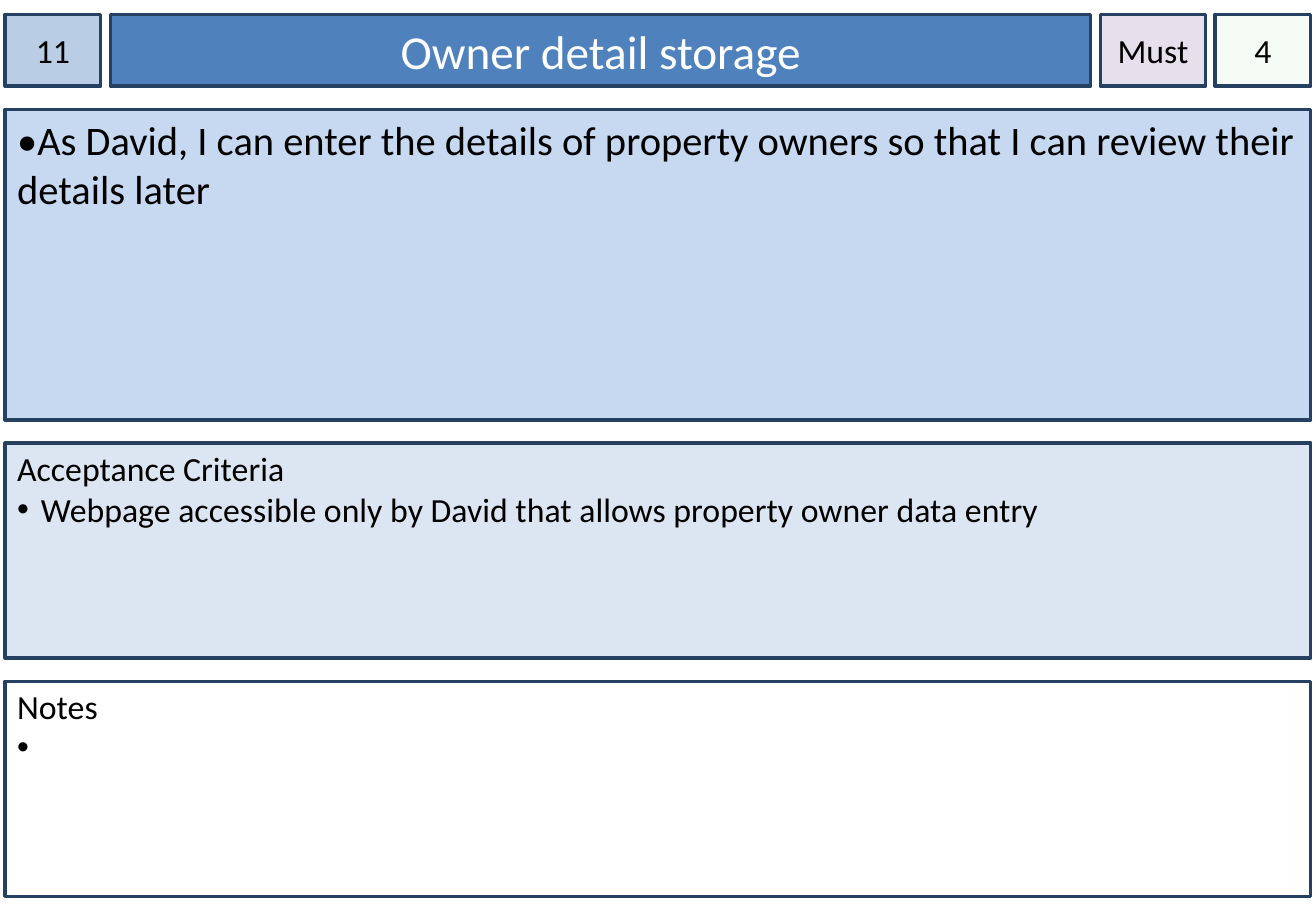
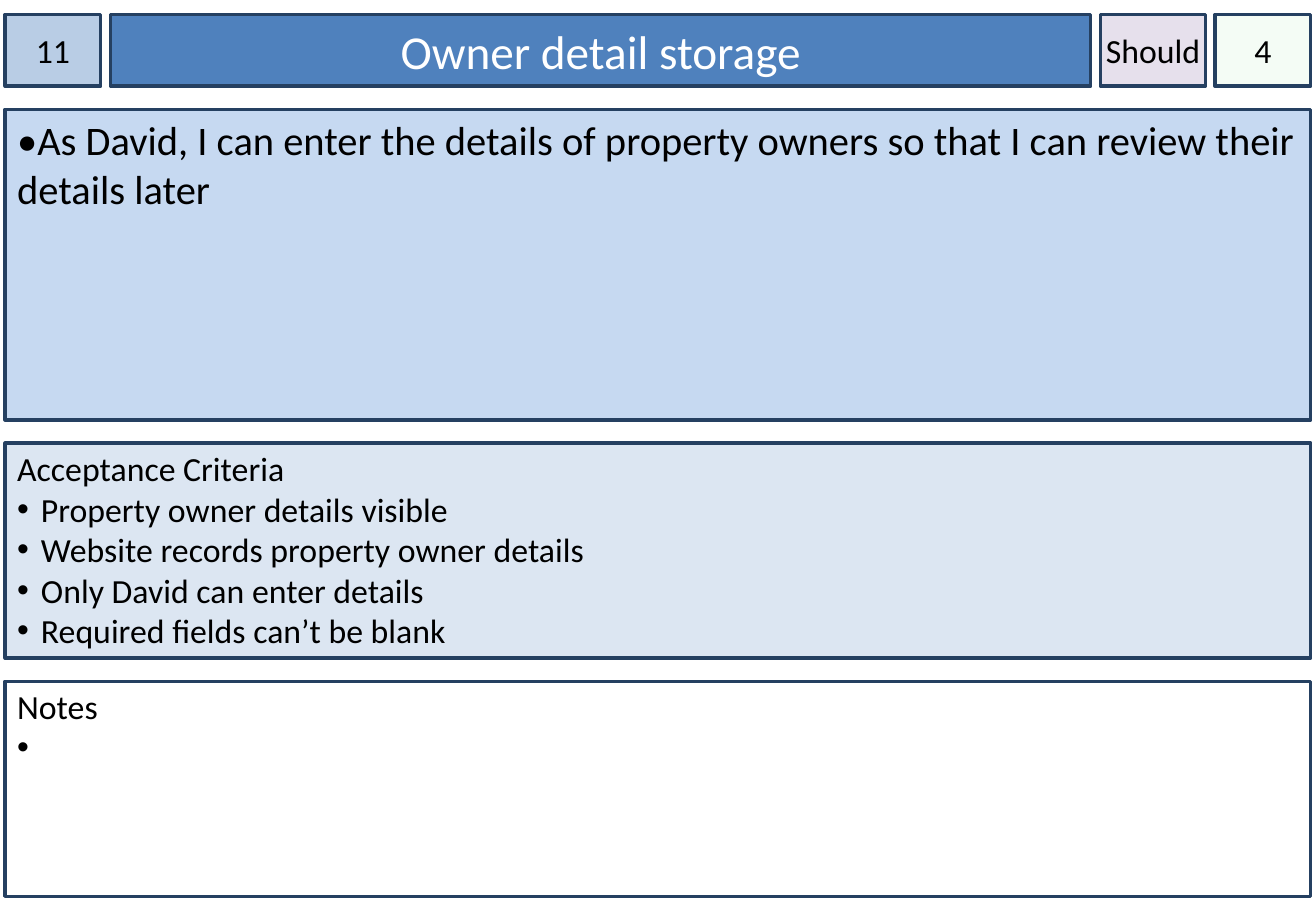
Before and after one commit to mdeclosey/IFB299, a slide deck: slide 12 of Documentation/Story Cards.pptx. Drawn at 1316x911 pixels with LibreOffice and Linux fonts; fonts in the diff are those of the drawing. Boxes give left, top, right and bottom in pixels: in the first picture for what was removed or moved away, otherwise in the second. Text is boxed around its words. In the diff, an @@ line names an element or a change of style, - is before the commit and + after.

```diff
--- a/Documentation/Story Cards.pptx
+++ b/Documentation/Story Cards.pptx
@@ text in rectangle at (1106, 39, 1200, 64): text changed @@
-Must
+Should
@@ text in rectangle at (41, 498, 584, 649): text changed @@
-• Webpage accessible only by David that allows property owner data entry
+• Property owner details visible
+• Website records property owner details
+• Only David can enter details
+• Required fields can’t be blank
```
Also in this commit, not shown: 16 other slides changed, 1 slide removed, 1 other file.
